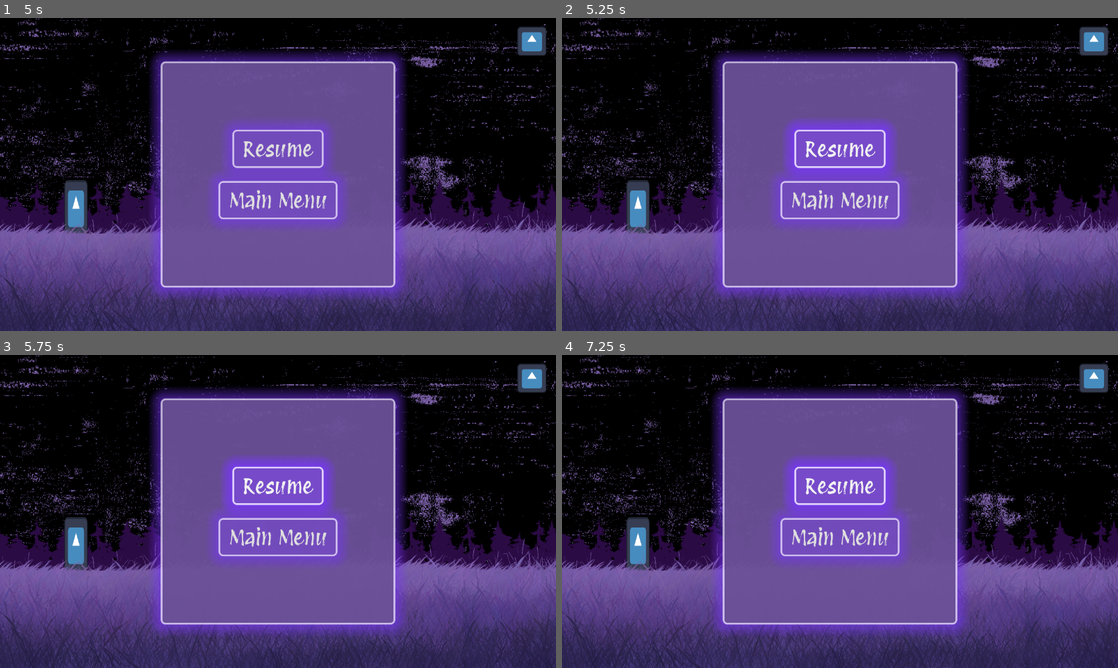
Above: before the commit, frames 1-4 (two rows, left to right).
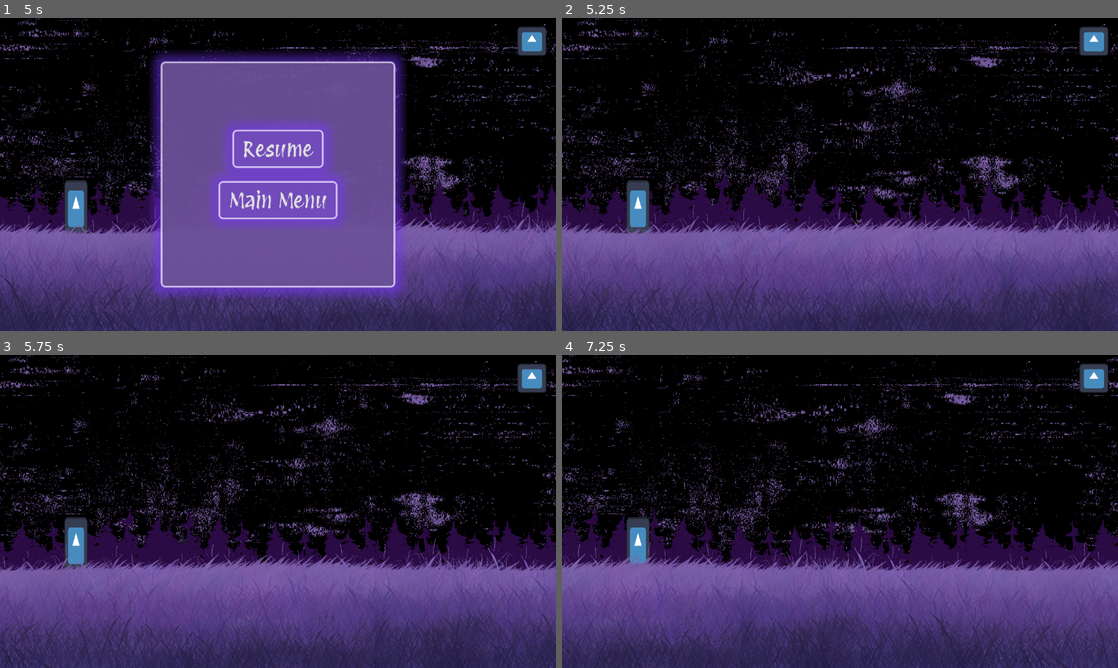
Above: after the commit, the same moments.

Repository: KeyraWebb/mobile-game-small-2025
Game: Godot game, scene res://Scenes/main_menu.tscn
Two runs of this game, one before a commit and one after it. Both use one fixed random seed, a clock stepped at 60 frames per second and the inputs below. The engine's default icon, where the game draws it, is replaced by a stand-in: a white triangle on a blue panel in a dark square.
Inputs (mouse positions are in pixels of both pictures, inside the frame that each line leads up to):
- Up to frame 1 (5 s): click "PLAY" at 0.5 s; move the mouse to (400, 158) at 1.27 s; press the mouse at (400, 158) at 1.28 s; move the mouse to (166, 190) at 2.02 s; release the mouse at (166, 190) at 2.03 s; click (166, 190) at 2.1 s; move the mouse to (333, 105) at 2.77 s; press the mouse at (333, 105) at 2.78 s; move the mouse to (250, 237) at 3.52 s; release the mouse at (250, 237) at 3.53 s; click (250, 237) at 3.6 s; move the mouse to (444, 221) at 4.27 s; press the mouse at (444, 221) at 4.28 s; tap Escape (Pause) at 4.9 s
- Up to frame 2 (5.25 s): release the mouse at (1006, 221) at 5 s; click "Resume" at 5 s
- Up to frame 3 (5.75 s): no input
- Up to frame 4 (7.25 s): click (840, 486) at 5.75 s, where only the run before the commit has a clickable "Resume"; click (840, 486) at 6.5 s, where only the run before the commit has a clickable "Resume"

Frame 1 is identical in both runs. In frame 2, 37% of the frame differs, in the area x 0-100%, y 0-100%; in frame 3, 39%; in frame 4, 41%.

Commit message:
chore: fix file placements

Diff:
--- a/infinite-runner/Scenes/game.tscn
+++ b/infinite-runner/Scenes/game.tscn
@@ -5,7 +5,7 @@
 [ext_resource type="Texture2D" uid="uid://ewaavyv5v1nx" path="res://Assets/Images/Tree midground.png" id="2_14ffb"]
 [ext_resource type="Texture2D" uid="uid://cv0sk34i3ld3d" path="res://Assets/Images/VoidGrass.png" id="3_6yeml"]
 [ext_resource type="Texture2D" uid="uid://di76lu3eh2sl1" path="res://icon.svg" id="5_2xyo5"]
-[ext_resource type="PackedScene" uid="uid://dskyo4s7mytui" path="res://Scripts/pause_menu.tscn" id="6_wynk3"]
+[ext_resource type="PackedScene" uid="uid://dskyo4s7mytui" path="res://Scenes/pause_menu.tscn" id="6_wynk3"]
 
 [sub_resource type="WorldBoundaryShape2D" id="WorldBoundaryShape2D_eoas8"]
 
--- a/infinite-runner/Scenes/pause_menu.gd
+++ /dev/null
@@ -1,6 +0,0 @@
-extends PanelContainer
-
-func _input(event) -> void:
-	if event.is_action_pressed("Pause"):
-		self.visible = !self.visible
-		get_tree().paused = !get_tree().paused
--- a/infinite-runner/Scripts/pause_menu.tscn
+++ b/infinite-runner/Scenes/pause_menu.tscn
@@ -1,7 +1,8 @@
-[gd_scene load_steps=3 format=3 uid="uid://dskyo4s7mytui"]
+[gd_scene load_steps=4 format=3 uid="uid://dskyo4s7mytui"]
 
 [ext_resource type="Theme" uid="uid://c0j6fiiejc40k" path="res://Assets/Themes/MenuTheme.tres" id="1_f8dep"]
-[ext_resource type="Script" path="res://Scenes/pause_menu.gd" id="2_v6fvh"]
+[ext_resource type="Script" path="res://Scripts/pause_menu.gd" id="2_v6fvh"]
+[ext_resource type="PackedScene" uid="uid://d0h0jdyeyb1ev" path="res://Scenes/main_menu.tscn" id="3_h8yls"]
 
 [node name="PauseMenu" type="PanelContainer"]
 process_mode = 3
@@ -19,6 +20,7 @@
 grow_vertical = 2
 theme = ExtResource("1_f8dep")
 script = ExtResource("2_v6fvh")
+mainMenu = ExtResource("3_h8yls")
 
 [node name="VBoxContainer" type="VBoxContainer" parent="."]
 layout_mode = 2
@@ -37,3 +39,6 @@
 size_flags_vertical = 4
 theme_override_font_sizes/font_size = 50
 text = "Main Menu"
+
+[connection signal="pressed" from="VBoxContainer/Resume" to="." method="_on_resume_pressed"]
+[connection signal="pressed" from="VBoxContainer/Main Menu" to="." method="_on_main_menu_pressed"]
--- /dev/null
+++ b/infinite-runner/Scripts/pause_menu.gd
@@ -0,0 +1,17 @@
+extends PanelContainer
+@export var mainMenu : PackedScene
+
+func _input(event) -> void:
+	if event.is_action_pressed("Pause"):
+		self.visible = !self.visible
+		get_tree().paused = !get_tree().paused
+
+
+
+func _on_resume_pressed() -> void:
+	self.visible = !self.visible
+	get_tree().paused = !get_tree().paused
+
+func _on_main_menu_pressed() -> void:
+	print(mainMenu)
+	get_tree().change_scene_to_packed(mainMenu)
Not shown, added: infinite-runner/Scripts/camera.gd.uid
Not shown, added: infinite-runner/Scripts/credits.gd.uid
Not shown, added: infinite-runner/Scripts/main_menu.gd.uid
Not shown, added: infinite-runner/Scripts/pause_menu.gd.uid
Not shown, added: infinite-runner/Scripts/player.gd.uid
